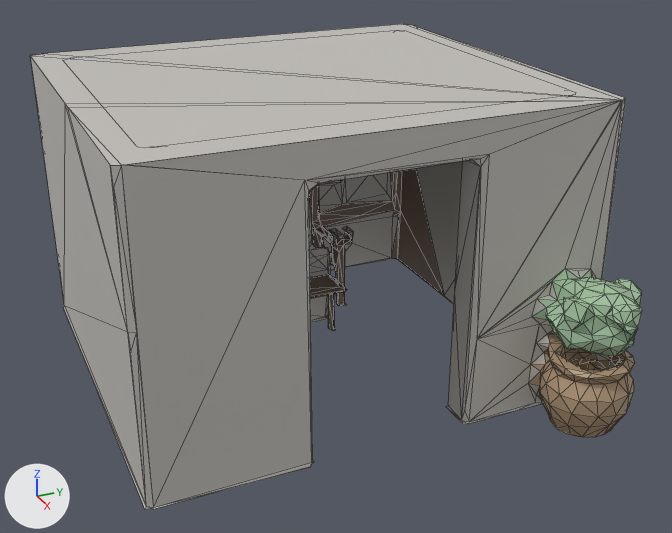
One commit to the glTF model docs/univers/archipeo/batiments/modeles/6e-batiment-serre-de-fougere/etape-1.glb: the scene before it, then after it.
Both versions are drawn from a camera (50 mm lens) standing at (1.431, -0.603, 0.874) and looking at (0.093, -0.001, 0.205). The lights are fixed; the arrows at lower left show +X, +Y and +Z. The older version comes first. Mesh edges are drawn as thin lines. Vertices at exactly the same position are counted once.

The scene before the commit, as lines of its bpy script (objects in view):
```python
me_geometry_0 = bpy.data.meshes.new('geometry_0')
me_geometry_0.from_pydata(...)  # 1047 vertices, 1884 faces; spans x -0.369..0.489, y -0.412..0.385, z 0.0..0.517
me_geometry_0.materials.append(mat_defaultmaterial)
ob_geometry_0 = bpy.data.objects.new('geometry_0', me_geometry_0)
ob_geometry_0.location = (0.0, 0.0, 0.0)
```
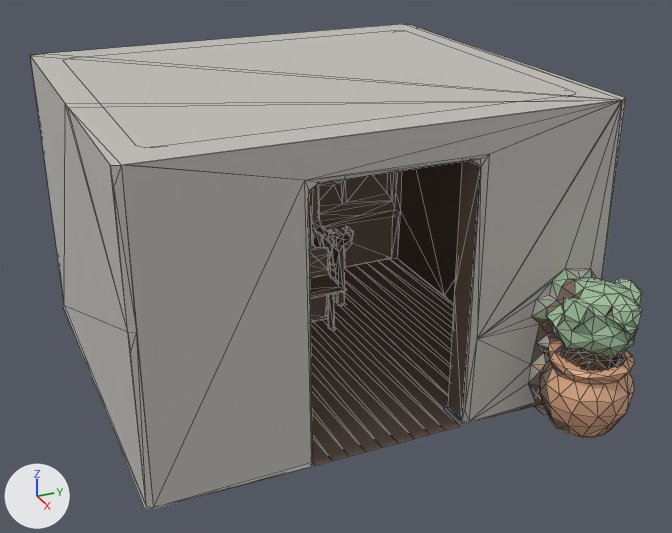
Changed parts and their boxes (x1, y1, x2, y2) in the pictures (672 x 533 px):
part 1 of me_geometry_0, added: after (311, 257, 460, 466)
part 2 of me_geometry_0, recoloured: (309, 160, 635, 464) in both

The change in detail:
me_geometry_0 is used by ob_geometry_0; location (0.0, 0.0, 0.0).
me_geometry_0 had 1047 vertices, 1884 faces and spanned x -0.369..0.489, y -0.412..0.385, z 0.0..0.517.
me_geometry_0 now has 1109 vertices, 2085 faces and spans x -0.369..0.489, y -0.412..0.385, z 0.0..0.517.
me_geometry_0 part 1: a new loose piece of 38 vertices spanning x -0.316..0.346, y -0.15..0.338, z 0.003, in mat_defaultmaterial.
me_geometry_0 part 2: 785 kept faces spanning x -0.312..0.489, y -0.363..0.38, z 0.0..0.517 get new vertex colours.
Other edits to the shape of me_geometry_0 do not show in these pictures.
